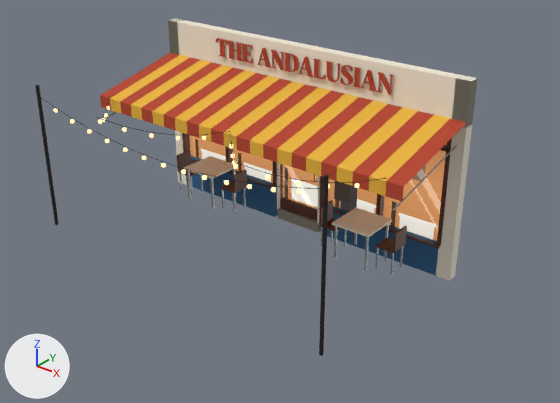
An edit to the glTF model art/models/props/venues/the_andalusian.glb, drawn before and after from the same camera.
Camera for both pictures: a 50 mm lens placed at (8.67, -11.63, 7.27), pointed at (0.72, -1.69, 1.11). Every picture has the same lights, and +X, +Y and +Z are marked at lower left. The older version comes first. Objects named as collision shapes, trigger or cutter boxes, shadow casters or lower levels of detail are left out. Vertices at exactly the same position are counted once.

Names of what the first picture shows: 'TheAndalusian'.
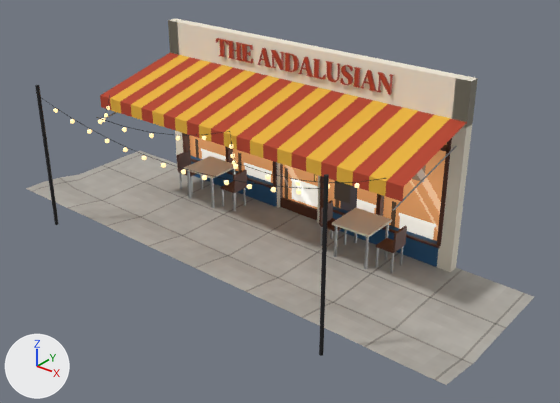
Location of each change, [x1, y1, x2, y2] in pixels of the pictures (560 x 403 px):
'TheAndalusian', reshaped (15% wider, 9% taller): before [35, 18, 478, 356]; after [26, 18, 534, 385]
part 1 of me_theandalusian, added: after [26, 151, 534, 385]

What changed in the scene script:
```text
Add img_sidewalk:
    img_sidewalk = load_image('sidewalk', '_unpacked/sidewalk', 64, 64, 'sRGB')
Add mat_vn_pave:
    mat_vn_pave = principled_material('VN_Pave')
    mat_vn_pave.texture = img_sidewalk
    mat_vn_pave.roughness = 0.95
Change me_theandalusian:
    used by ob_theandalusian; location = (0.0, 0.0, 0.0)
    remove me_theandalusian.from_pydata(...)  # 2658 vertices, 4714 faces; spans x -3.5..3.5, y -3.84..0.0, z -0.21..3.55
    add me_theandalusian.from_pydata(...)  # 2826 vertices, 4994 faces; spans x -5.0..5.0, y -3.84..0.0, z -0.21..3.55
    me_theandalusian part 1: a new loose piece of 168 vertices spanning x -5.0..5.0, y -3.25..0.0, z -0.08..0.28, in mat_vn_pave (picture img_sidewalk)
    add me_theandalusian.materials.append(mat_vn_pave)  # picture img_sidewalk
```
